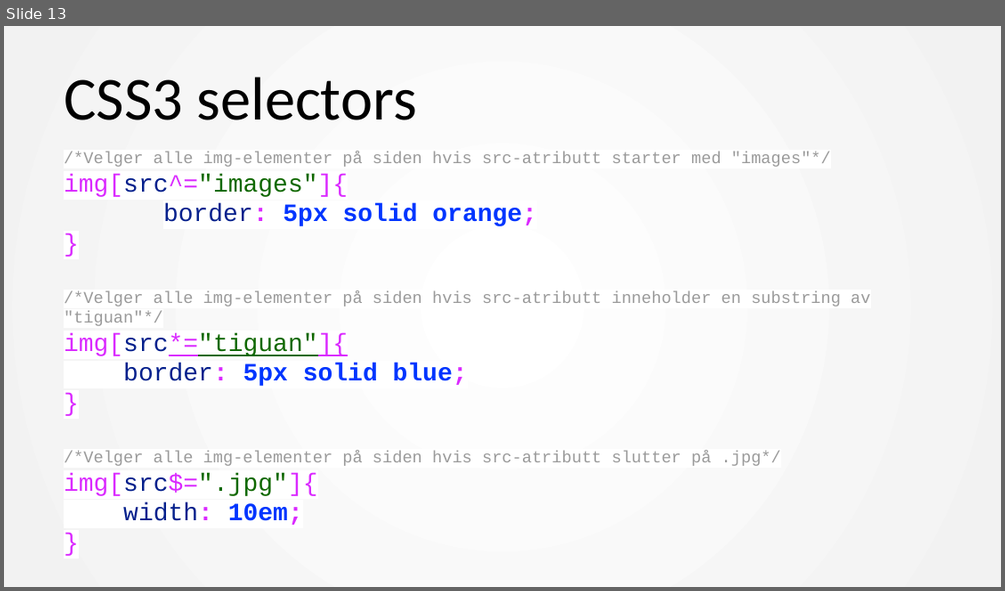
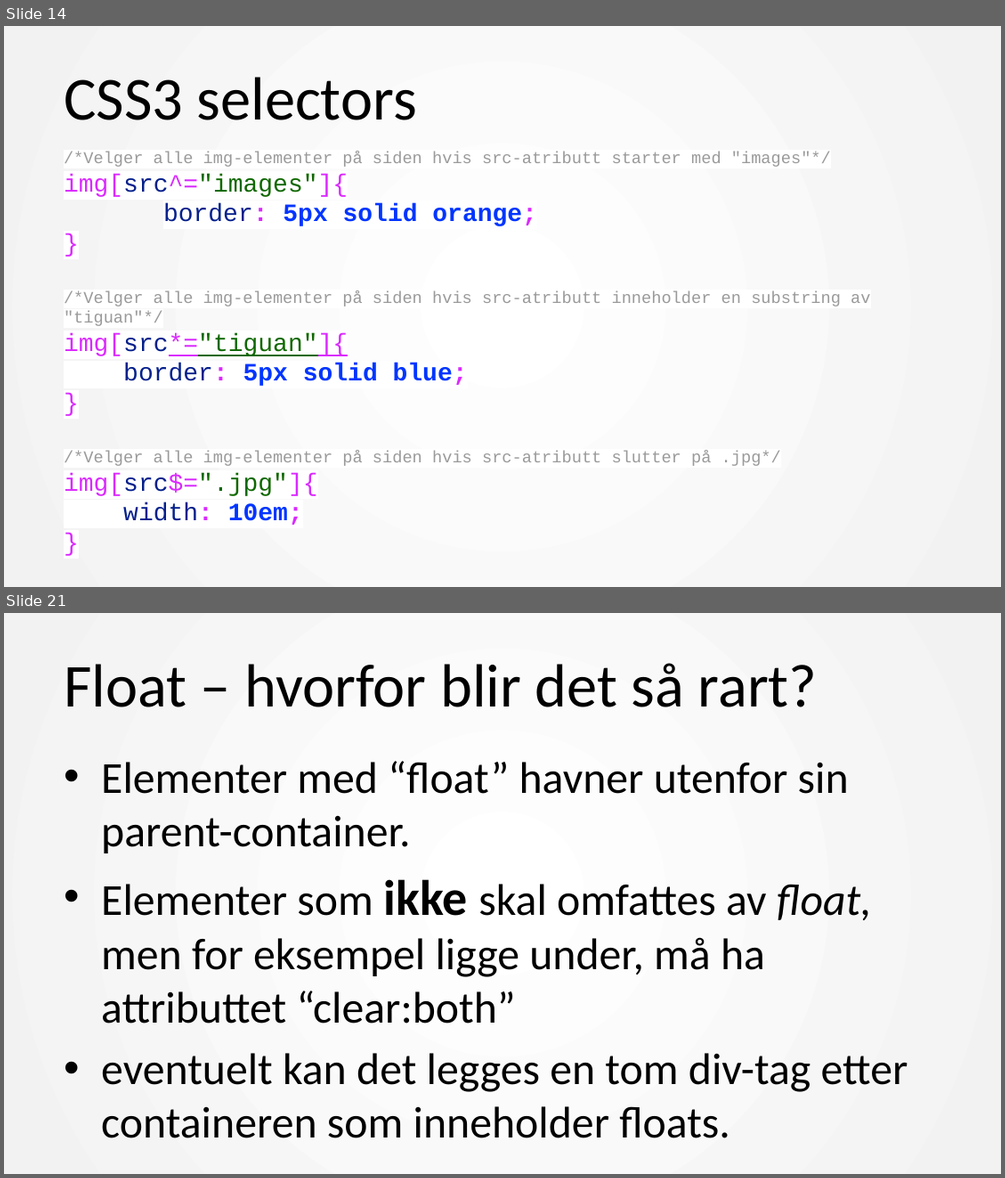
Before and after one commit to mesan/css-kurs, a slide deck: Foiler/1. CSS basic.pptx. Shown one above the other, each under a label of ours: slide 13 before the commit, slides 14 and 21 after it; the slides between them are not shown. The pictures are 1005x591 and 1005x1178 pixels, drawn with LibreOffice and Linux fonts; fonts in the diff are those of the drawing. Boxes give left, top, right and bottom in pixels: in the first picture for what was removed or moved away, otherwise in the second. Text is boxed around its words. In the diff, an @@ line names an element or a change of style, - is before the commit and + after.

```diff
--- a/Foiler/1. CSS basic.pptx
+++ b/Foiler/1. CSS basic.pptx
@@ slide 21 added at [4, 613, 1001, 1174], background #FFFFFF; not listed: 1 template element that a slide beside it also shows @@
@@ title added at [64, 663, 817, 707], 44 pt, text #000000 @@
+Float – hvorfor blir det så rart?
@@ text added at [101, 761, 908, 1138], 32 pt, text #000000 @@
+• Elementer med “float” havner utenfor sin parent-container.
+• Elementer som ikke skal omfattes av float, men for eksempel ligge under, må ha attributtet “clear:both”
+• eventuelt kan det legges en tom div-tag etter containeren som inneholder floats.
@@ what was slide 13 is now slide 14 @@
```
Also in this commit, not shown: 11 slides changed, 11 other slides added, 7 slides removed, 4 other files.
